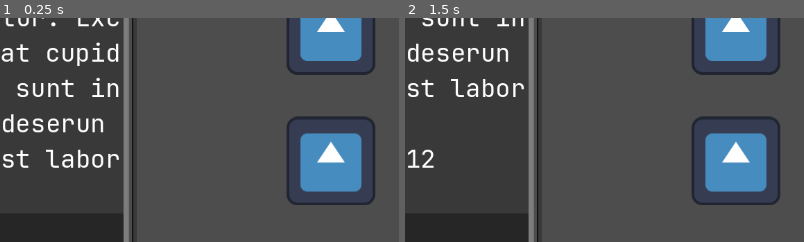
Above: before the commit, frames 1-2 (left to right).
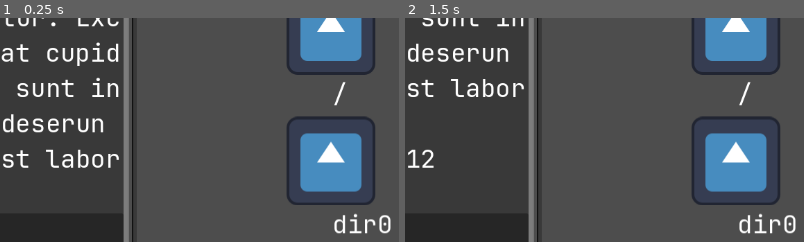
Above: after the commit, the same moments.

Repository: Curtis-Barnhart/GVS
Game: Godot game, scene res://Main.tscn
Two runs of this game, one before a commit and one after it. Both use one fixed random seed, a clock stepped at 60 frames per second and the inputs below. The engine's default icon, where the game draws it, is replaced by a stand-in: a white triangle on a blue panel in a dark square.
Inputs (mouse positions are % of the whole screen's width and height, from its top left):
- Up to frame 1 (0.25 s): no input
- Up to frame 2 (1.5 s): click (25, 95) at 0.52 s; type "12" at 0.6 s; tap Enter at 1.25, 1.35 s; move the mouse to (72, 45) at 1.27 s; click (72, 45) at 1.42 s
The pictures show only the part of the screen within x 34-84%, y 47-97%; the shares and areas given below are measured in that part.

The runs differ from the first frame. In frame 1, 0.6% of the frame differs, in the area x 83-98%, y 28-97%; in frame 2, 0.6%.

Commit message:
added labels to FSGDirs

Diff:
--- a/gvm/filesystem/ui/graph/FSGDir.tscn
+++ b/gvm/filesystem/ui/graph/FSGDir.tscn
@@ -1,10 +1,15 @@
-[gd_scene load_steps=4 format=3 uid="uid://dayudvd81fjbp"]
+[gd_scene load_steps=6 format=3 uid="uid://dayudvd81fjbp"]
 
 [ext_resource type="Script" path="res://gvm/filesystem/ui/graph/fsg_dir.gd" id="1_kp0kf"]
 [ext_resource type="Texture2D" uid="uid://ble8onr527ifk" path="res://icon.svg" id="2_not1y"]
+[ext_resource type="FontFile" uid="uid://cgett34sxgpkt" path="res://gvm/shell/JetBrainsMonoNerdFontMono-Regular.ttf" id="3_0g5nk"]
 
 [sub_resource type="RectangleShape2D" id="RectangleShape2D_yfsys"]
 size = Vector2(129, 128.5)
+
+[sub_resource type="LabelSettings" id="LabelSettings_5ksyd"]
+font = ExtResource("3_0g5nk")
+font_size = 36
 
 [node name="FSGDir" type="Node2D"]
 script = ExtResource("1_kp0kf")
@@ -16,3 +21,11 @@
 
 [node name="CollisionShape2D" type="CollisionShape2D" parent="Area2D"]
 shape = SubResource("RectangleShape2D_yfsys")
+
+[node name="Label" type="Label" parent="."]
+offset_left = 2.0
+offset_top = 67.0
+offset_right = 240.0
+offset_bottom = 115.0
+text = "sample text"
+label_settings = SubResource("LabelSettings_5ksyd")
--- a/gvm/filesystem/ui/graph/fs_graph.gd
+++ b/gvm/filesystem/ui/graph/fs_graph.gd
@@ -17,6 +17,7 @@
     self.fs_man = fs_manager
     self.all_nodes["/"] = FSGDir_Obj.instantiate()
     self.add_child(self.all_nodes["/"])
+    self.all_nodes["/"].label.text = "/"
     fs_manager.created_dir.connect(self.create_dir)
 
 
@@ -26,6 +27,7 @@
     var parent: FSGDir = self.all_nodes[self.fs_man.reduce_path(p.base()).as_string()]
     var child: FSGDir = FSGDir_Obj.instantiate()
     parent.add_subdir(child)
+    child.label.text = p.last()
     self.all_nodes[p.as_string()] = child
 
 
@@ -36,9 +38,7 @@
 
 # Called when the node enters the scene tree for the first time.
 func _ready() -> void:
-    self.all_nodes["/"] = FSGDir_Obj.instantiate()
-    self.add_child(self.all_nodes["/"])
-
+    pass
     #self.create_dir(FSPath.new(["dir0"]))
     #self.create_dir(FSPath.new(["dir1"]))
     #self.create_dir(FSPath.new(["dir2"]))
--- a/gvm/filesystem/ui/graph/fsg_dir.gd
+++ b/gvm/filesystem/ui/graph/fsg_dir.gd
@@ -1,5 +1,8 @@
 class_name FSGDir
 extends Node2D
+
+# This will almost certainly be changed in the future to look better
+@onready var label: Label = $Label
 
 @onready var area: Area2D = $Area2D
 # Unused right now - is the dir visually expanded
